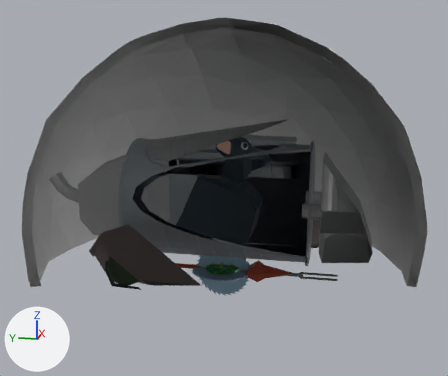
The FBX model Assets/Resources/Models/Conquerors/1/1.fbx: old version first, new version second.
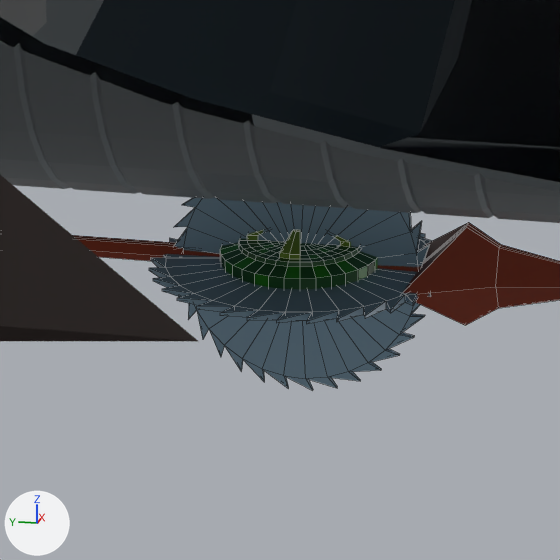
There are two pictures of each version: one whole from a 50 mm camera at (-9.65, -1.94, 3.83) aimed at (-0.14, -0.04, 1.45), one close up on the part from 36% to 62% of the width and 57% to 88% of the height. Lighting does not change. The marker at lower left points along +X, +Y and +Z. The close-ups show mesh edges as thin lines. Everything nearer to the camera than a plane just in front of the edit is cut away. Where no turn or scale is listed for an object, it has been applied to the vertices.

Objects in the first close-up: '*P_Landmine', '*P_Poon', '*P_Sawblade', '*W_Sawblade', 'Body.005'.
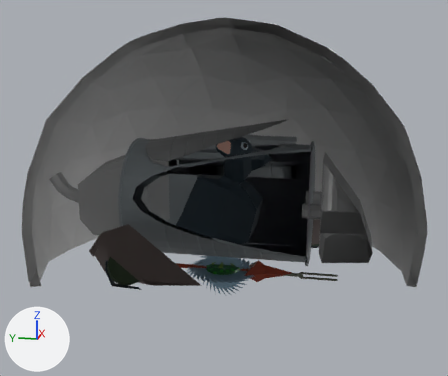
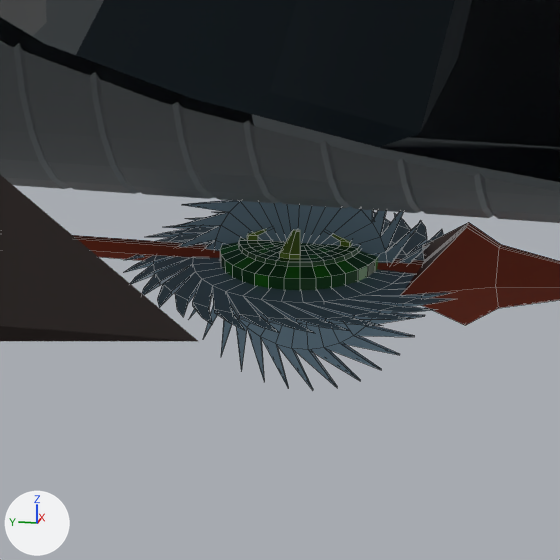
Boxes (x1, y1, x2, y2) around the edits, measured in the close-ups (560 x 560 px):
'*P_Sawblade', reshaped
    before: (174, 197, 430, 390)
    after: (174, 200, 430, 390)
'*W_Sawblade', reshaped
    before: (149, 233, 431, 324)
    after: (124, 211, 453, 333)

The change, as a list of edits to the scene's bpy script:
```text
Change me_circle_001:
    used by ob_w_sawblade; location = (0.0, 0.0, 0.0)
    remove me_circle_001.from_pydata(...)  # 264 vertices, 266 faces; spans x -0.529..0.542, y -0.534..0.535, z -0.028..0.031
    add me_circle_001.from_pydata(...)  # 396 vertices, 398 faces; spans x -0.62..0.636, y -0.627..0.63, z -0.028..0.031
    me_circle_001 part 1: 66 vertices moved from x -0.471..0.487, y -0.478..0.481, z -0.014..0.017 to x -0.376..0.389, y -0.381..0.383, z -0.01..0.014; 66 vertices removed from x -0.529..0.542, y -0.534..0.535, z -0.004..0.007; 198 vertices added at x -0.62..0.636, y -0.627..0.63, z -0.006..0.009
Change me_circle_002:
    where me_circle_002.from_pydata(...)  # 330 vertices, 332 faces; spans x -0.108..0.105, y -0.473..0.472, z -0.469..0.475
    used by ob_p_sawblade; location = (0.0, 0.0, 0.0)
    me_circle_002 part 2: 66 of the vertices in x -0.015..0.012, y -0.424..0.421, z -0.421..0.425 are turned 8.5 degrees about the x axis through their middle and scaled by 0.742
```
